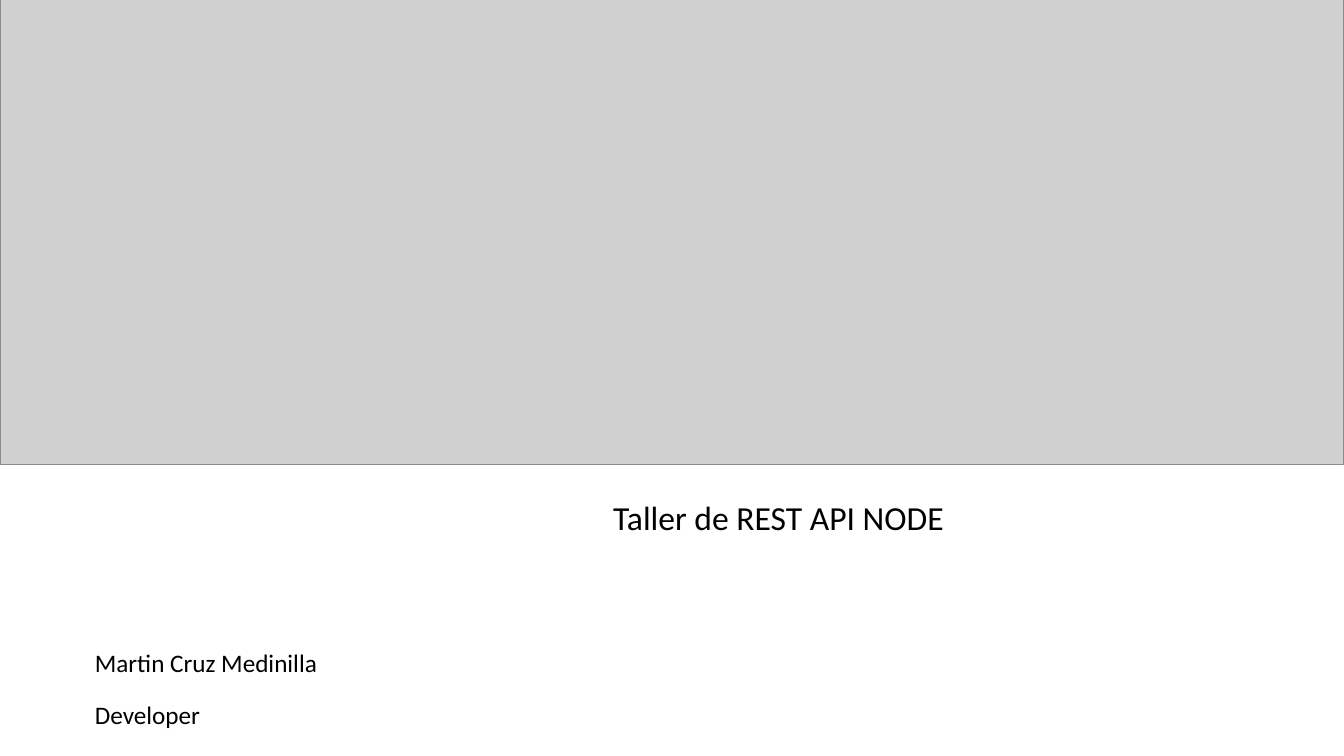
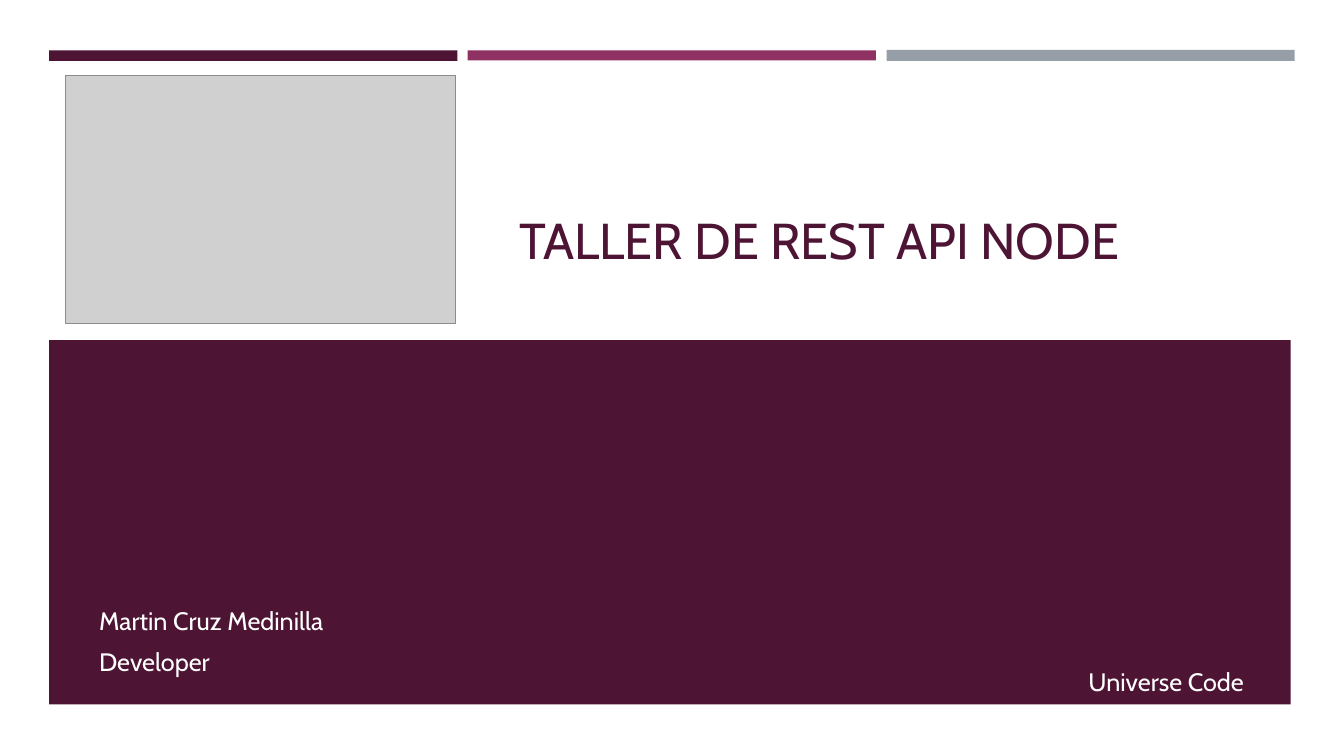
Before and after one commit to codemcm/talleritt, a slide deck: slide 1 of Presentacion/Taller.pptx. Drawn at 1344x756 pixels with LibreOffice and Linux fonts; fonts in the diff are those of the drawing; grey boxes stand for pictures. Boxes give left, top, right and bottom in pixels: in the first picture for what was removed or moved away, otherwise in the second. Text is boxed around its words. In the diff, an @@ line names an element or a change of style, - is before the commit and + after.

```diff
--- a/Presentacion/Taller.pptx
+++ b/Presentacion/Taller.pptx
@@ picture removed at <box>0,0,1344,465</box> @@
@@ rectangle added at <box>49,50,458,60</box>, fill #4D1434 @@
@@ rectangle added at <box>468,50,876,60</box>, fill #903163 @@
@@ rectangle added at <box>886,50,1295,62</box>, fill #969FA7 @@
@@ picture added at <box>66,76,455,324</box> @@
@@ title "TALLER DE REST API NODE" at <box>519,223,1119,260</box>: vertical alignment top to bottom @@
@@ title at <box>519,223,1119,260</box>: text changed; size 24 to 36 pt; font Calibri to Cabin; text colour #000000 to #4D1434 @@
-Taller de REST API NODE
+TALLER DE REST API NODE
@@ rectangle added at <box>49,340,1292,704</box>, fill #4D1434 @@
@@ text "Martin Cruz Medinilla": place and size @@
-text "Martin Cruz Medinilla" at <box>95,654,317,672</box>
+text "Martin Cruz Medinilla" at <box>99,611,323,631</box>
@@ text "Martin Cruz Medinilla" at <box>99,611,323,631</box>: font Calibri to Cabin, text colour #000000 to #FFFFFF @@
@@ text "Developer" at <box>99,652,210,677</box>: font Calibri to Cabin, text colour #000000 to #FFFFFF @@
@@ text "Developer": place and size @@
-text "Developer" at <box>95,706,200,728</box>
+text "Developer" at <box>99,652,210,677</box>
@@ text added at <box>1088,672,1244,692</box>, 18 pt, text #FFFFFF @@
+Universe Code
```
Also in this commit, not shown: 3 other slides changed, 1 slide added, 1 slide removed.
